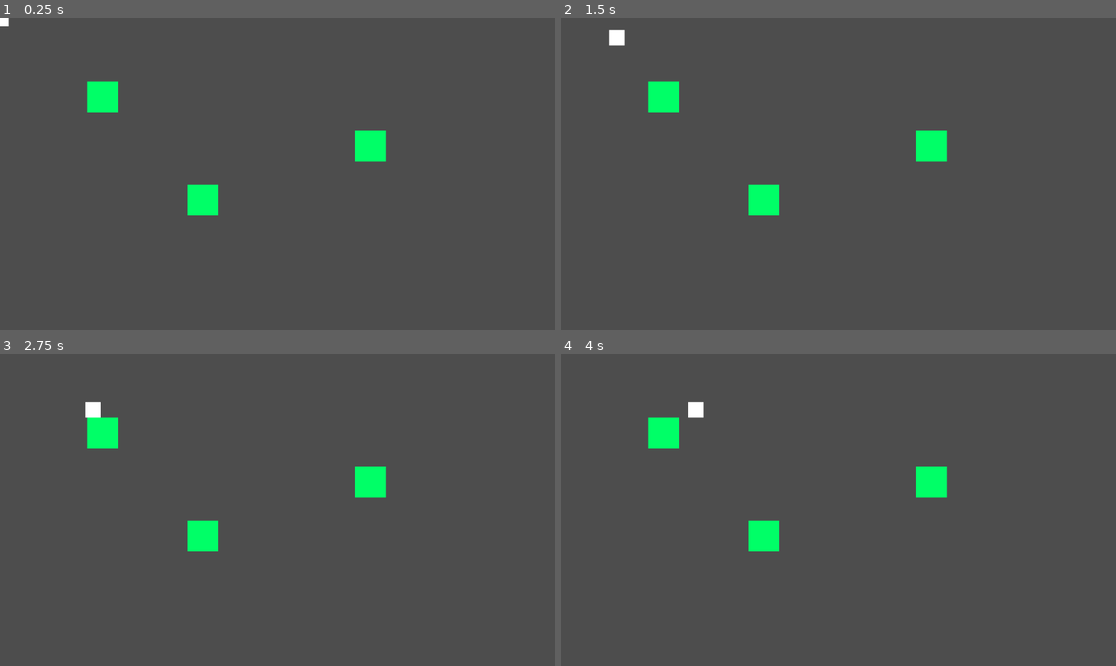
Above: before the commit, frames 1-4 (two rows, left to right).
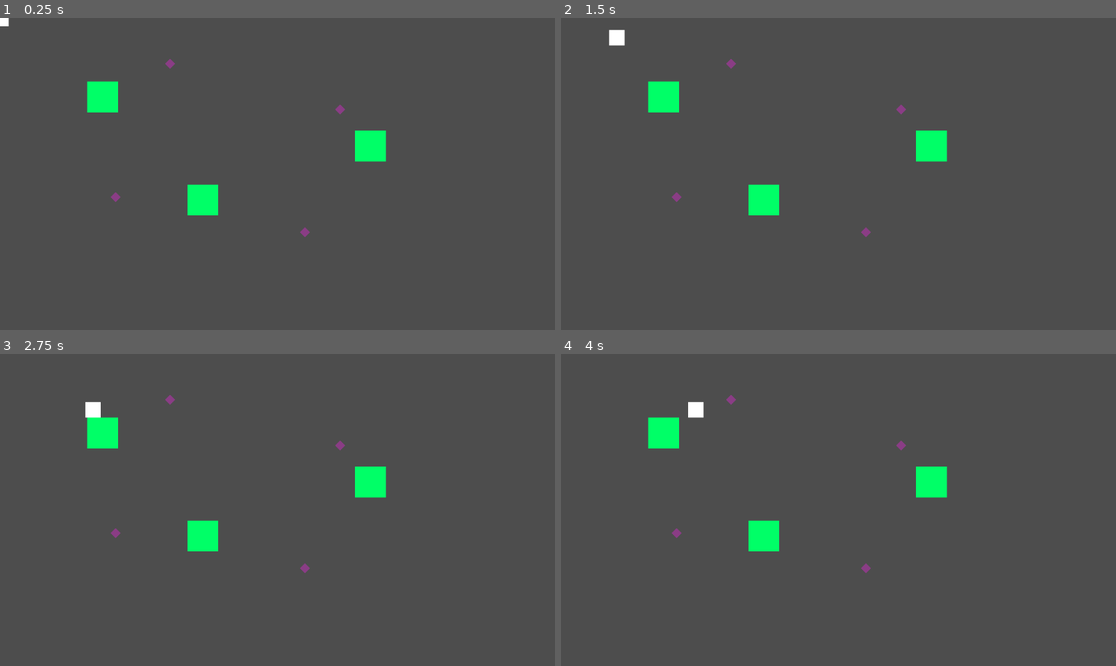
Above: after the commit, the same moments.

Repository: DiegoHommer/Day_In_The_Life_of_a_Slime
Game: Godot game, scene res://main.tscn
Same seed, same stepped clock (60 frames per second), same inputs: the game is played once before the commit and once after it.
Inputs (mouse positions are in pixels of both pictures, inside the frame that each line leads up to):
- Up to frame 1 (0.25 s): no input
- Up to frame 2 (1.5 s): tap Enter at 0.5 s; move the mouse to (960, 158) at 0.52 s; move the mouse to (727, 189) at 1.27 s
- Up to frame 3 (2.75 s): tap Space at 2 s; move the mouse to (333, 441) at 2.02 s
- Up to frame 4 (4 s): tap Enter at 2.75 s; move the mouse to (810, 572) at 2.77 s; move the mouse to (1005, 556) at 3.52 s

The runs differ from the first frame. In frame 1, 0.1% of the frame differs, in the area x 19-63%, y 13-71%; in frame 2, 0.1%; in frame 3, 0.1%; in frame 4, 0.1%.

Commit message:
Trash and Trash Collision

Diff:
--- /dev/null
+++ b/Trash.tscn
@@ -0,0 +1,22 @@
+[gd_scene load_steps=3 format=3 uid="uid://7xnnhbq4qci0"]
+
+[ext_resource type="Script" path="res://trash.gd" id="1_x6lr5"]
+
+[sub_resource type="CircleShape2D" id="CircleShape2D_g0165"]
+
+[node name="Area2D" type="Area2D"]
+script = ExtResource("1_x6lr5")
+
+[node name="CollisionShape2D" type="CollisionShape2D" parent="."]
+shape = SubResource("CircleShape2D_g0165")
+debug_color = Color(0.176471, 0.176471, 0.176471, 0.419608)
+
+[node name="Sprite2D" type="Sprite2D" parent="."]
+
+[node name="Polygon2D" type="Polygon2D" parent="."]
+position = Vector2(-0.5, 5.96046e-08)
+scale = Vector2(2.03125, 2)
+color = Color(0.545098, 0.243137, 0.521569, 1)
+polygon = PackedVector2Array(-4.67692, -2.98023e-08, 0.246154, -5, 5.66154, 0, 0.246154, 5)
+
+[connection signal="body_entered" from="." to="." method="_on_body_entered"]
--- /dev/null
+++ b/game_manager.gd
@@ -0,0 +1,8 @@
+extends Node
+
+var trash = 0
+
+# Função de absorção do lixo
+func add_trash():
+	trash += 1
+	print(trash)
--- a/icon.svg
+++ /dev/null
@@ -1 +0,0 @@
-<svg height="128" width="128" xmlns="http://www.w3.org/2000/svg"><rect x="2" y="2" width="124" height="124" rx="14" fill="#363d52" stroke="#212532" stroke-width="4"/><g transform="scale(.101) translate(122 122)"><g fill="#fff"><path d="M105 673v33q407 354 814 0v-33z"/><path fill="#478cbf" d="m105 673 152 14q12 1 15 14l4 67 132 10 8-61q2-11 15-15h162q13 4 15 15l8 61 132-10 4-67q3-13 15-14l152-14V427q30-39 56-81-35-59-83-108-43 20-82 47-40-37-88-64 7-51 8-102-59-28-123-42-26 43-46 89-49-7-98 0-20-46-46-89-64 14-123 42 1 51 8 102-48 27-88 64-39-27-82-47-48 49-83 108 26 42 56 81zm0 33v39c0 276 813 276 813 0v-39l-134 12-5 69q-2 10-14 13l-162 11q-12 0-16-11l-10-65H447l-10 65q-4 11-16 11l-162-11q-12-3-14-13l-5-69z"/><path d="M483 600c3 34 55 34 58 0v-86c-3-34-55-34-58 0z"/><circle cx="725" cy="526" r="90"/><circle cx="299" cy="526" r="90"/></g><g fill="#414042"><circle cx="307" cy="532" r="60"/><circle cx="717" cy="532" r="60"/></g></g></svg>
--- a/main.tscn
+++ b/main.tscn
@@ -1,8 +1,10 @@
-[gd_scene load_steps=4 format=3 uid="uid://c1m8shg88v0qt"]
+[gd_scene load_steps=6 format=3 uid="uid://c1m8shg88v0qt"]
 
-[ext_resource type="PackedScene" uid="uid://d3imt2s6ikkdj" path="res://pc.tscn" id="1_gekrl"]
-[ext_resource type="PackedScene" uid="uid://j6yhilxiw5aj" path="res://enemy.tscn" id="3_14bhi"]
-[ext_resource type="PackedScene" uid="uid://7mmbb1qa3p7p" path="res://tree.tscn" id="4_w12li"]
+[ext_resource type="PackedScene" uid="uid://d3imt2s6ikkdj" path="res://scenes/pc.tscn" id="1_gekrl"]
+[ext_resource type="Script" path="res://game_manager.gd" id="1_le7ab"]
+[ext_resource type="PackedScene" uid="uid://j6yhilxiw5aj" path="res://scenes/enemy.tscn" id="3_14bhi"]
+[ext_resource type="PackedScene" uid="uid://7mmbb1qa3p7p" path="res://scenes/tree.tscn" id="4_w12li"]
+[ext_resource type="PackedScene" uid="uid://7xnnhbq4qci0" path="res://Trash.tscn" id="5_1mn4b"]
 
 [node name="Node2D" type="Node2D"]
 
@@ -26,3 +28,21 @@
 
 [node name="Tree3" parent="Trees" instance=ExtResource("4_w12li")]
 position = Vector2(769, 266)
+
+[node name="Trash" type="Node" parent="."]
+
+[node name="Trash" parent="Trash" instance=ExtResource("5_1mn4b")]
+position = Vector2(353, 95)
+
+[node name="Trash2" parent="Trash" instance=ExtResource("5_1mn4b")]
+position = Vector2(240, 372)
+
+[node name="Trash3" parent="Trash" instance=ExtResource("5_1mn4b")]
+position = Vector2(706, 190)
+
+[node name="Trash4" parent="Trash" instance=ExtResource("5_1mn4b")]
+position = Vector2(633, 445)
+
+[node name="GameManager" type="Node" parent="."]
+unique_name_in_owner = true
+script = ExtResource("1_le7ab")
--- a/pc.gd
+++ b/scenes/pc.gd
@@ -6,14 +6,9 @@
 
 var direction = Vector2(0,0)
 
-
-
-
 func _physics_process(delta):
 	if move:
 		move_and_slide()
-
-
 
 func _on_timer_timeout():
 	#a cada 0.5 segundo ele muda entre parado e se mexendo (move = false ou move = true), e decide na direção
--- a/pc.tscn
+++ b/scenes/pc.tscn
@@ -1,11 +1,11 @@
 [gd_scene load_steps=3 format=3 uid="uid://d3imt2s6ikkdj"]
 
-[ext_resource type="Script" path="res://pc.gd" id="1_rbhyv"]
+[ext_resource type="Script" path="res://scenes/pc.gd" id="1_rbhyv"]
 
 [sub_resource type="RectangleShape2D" id="RectangleShape2D_odcxp"]
 size = Vector2(32, 32)
 
-[node name="CharacterBody2D" type="CharacterBody2D"]
+[node name="PC" type="CharacterBody2D"]
 script = ExtResource("1_rbhyv")
 
 [node name="Hitbox" type="CollisionShape2D" parent="."]
--- /dev/null
+++ b/trash.gd
@@ -0,0 +1,8 @@
+extends Area2D
+@onready var game_manager = %GameManager
+
+func _on_body_entered(body):
+	# Se o player entra em contato com o lixo, o lixo é absorvido
+	if (body.name == "PC"):
+		game_manager.add_trash()
+		queue_free()
Not shown, removed: icon.svg.import
Renamed: enemy.tscn -> scenes/enemy.tscn
Renamed: tree.tscn -> scenes/tree.tscn
